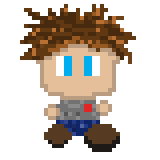
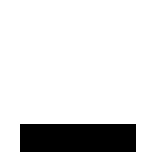
The second 160px x 160px image is a revision of the first. Changes to its layers:
hid "hand right" over left=96, top=100, right=112, bottom=116
added layer "Layer 1" above "hand left" over left=20, top=124, right=136, bottom=152
hid "hand left" over left=44, top=104, right=60, bottom=120
hid "smallfoot left" over left=44, top=124, right=72, bottom=148
hid "bigfoot right" over left=84, top=124, right=120, bottom=152
hid "head" over left=20, top=4, right=136, bottom=100
hid "body" over left=56, top=100, right=100, bottom=136
